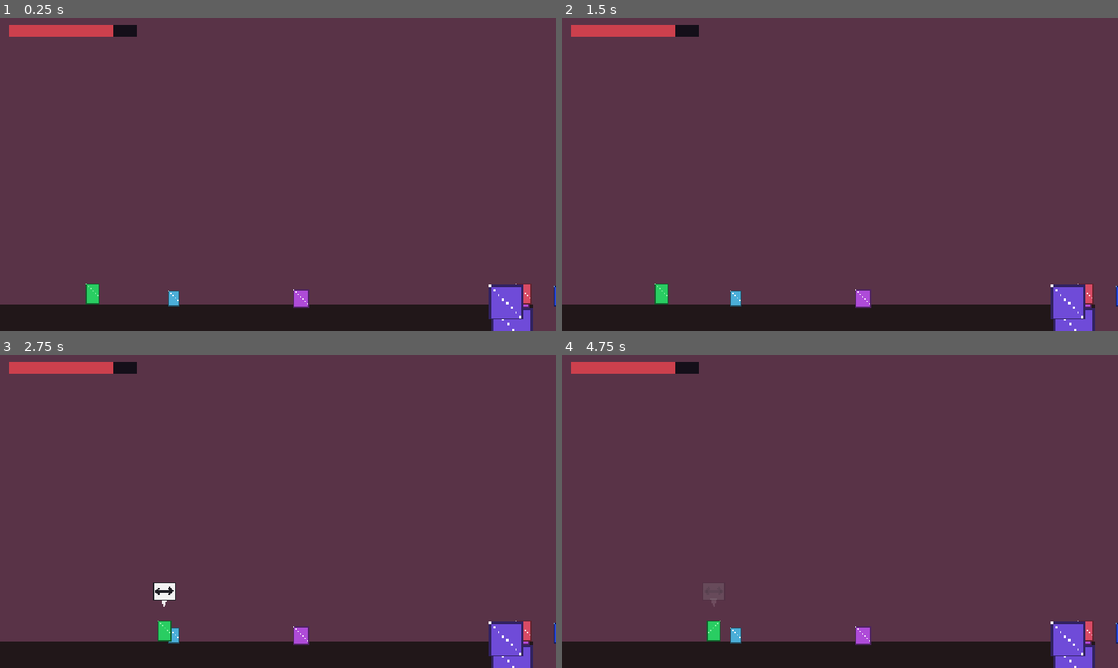
Above: before the commit, frames 1-4 (two rows, left to right).
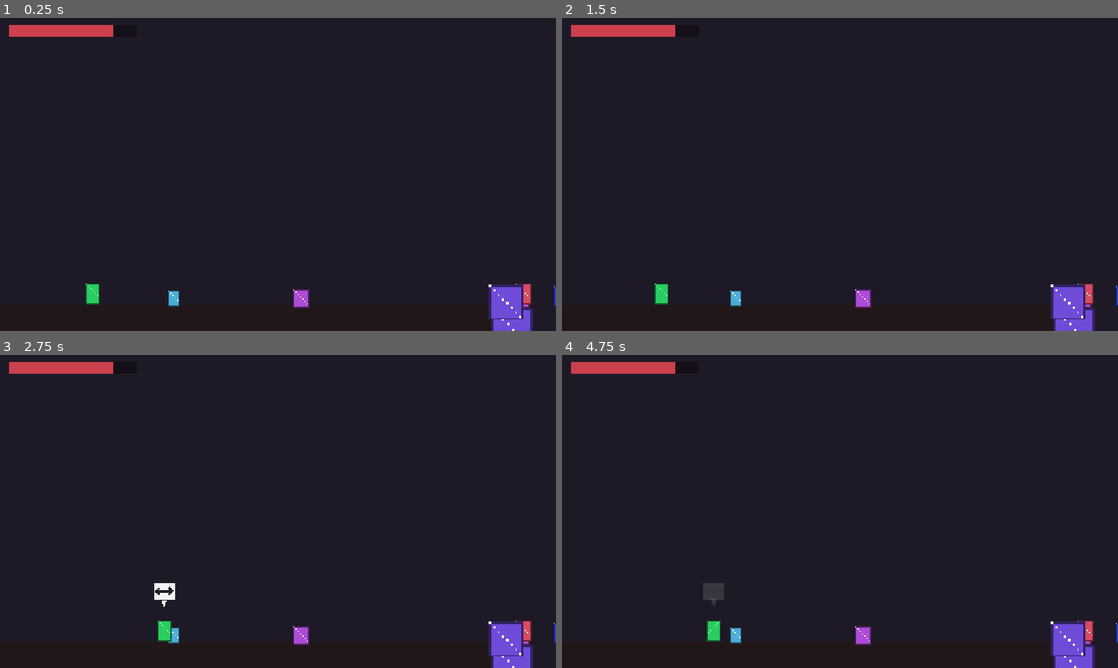
Above: after the commit, the same moments.

Repository: Eruldin/Honor-Meselesi
Game: Godot game, scene res://src/levels/ch1/Ch1.tscn
Two runs of this game, one before a commit and one after it. Both use one fixed random seed, a clock stepped at 60 frames per second and the inputs below. This scene is started directly instead of the project's main scene.
Inputs (mouse positions are in pixels of both pictures, inside the frame that each line leads up to):
- Up to frame 1 (0.25 s): no input
- Up to frame 2 (1.5 s): tap Enter at 0.5 s; move the mouse to (962, 158) at 0.52 s; hold D (move_right) 0.53-1.25 s; tap J (attack) at 0.6 s; click (962, 158) at 0.67 s; tap Space (jump) at 0.77 s; drag from (728, 190) to (734, 309) at 1.27 s
- Up to frame 3 (2.75 s): tap Space (jump) at 2 s; move the mouse to (333, 442) at 2.02 s; hold D (move_right) from 2.03 s (still down); tap E (form_next) at 2.1 s
- Up to frame 4 (4.75 s): release D (move_right) at 2.75 s; drag from (812, 574) to (1062, 646) at 2.77 s; tap Enter at 3.5 s; move the mouse to (1006, 558) at 3.52 s; hold A (move_left) 3.53-4.25 s; tap K (parry) at 3.6 s; tap Space (jump) at 3.77 s; drag from (673, 464) to (717, 630) at 4.27 s

The runs differ from the first frame. In frame 1, 90% of the frame differs, in the area x 0-100%, y 0-100%; in frame 2, 90%; in frame 3, 90%; in frame 4, 90%.

Commit message:
feat(ch1): bolgesel katmanli (parallax) arka planlar eklendi (Gorev A)

Diff:
--- a/assets_manifest.json
+++ b/assets_manifest.json
@@ -384,12 +384,32 @@
    "pack": "Free Pixel Art Forest"
   },
   "bg/forest_far": {
+   "path": "env/forest/Free Pixel Art Forest/PNG/Background layers/Layer_0001_8.png",
+   "pack": "Free Pixel Art Forest"
+  },
+  "bg/forest_mid": {
+   "path": "env/forest/Free Pixel Art Forest/PNG/Background layers/Layer_0002_7.png",
+   "pack": "Free Pixel Art Forest"
+  },
+  "bg/forest_near": {
    "path": "env/forest/Free Pixel Art Forest/PNG/Background layers/Layer_0003_6.png",
    "pack": "Free Pixel Art Forest"
   },
-  "bg/forest_near": {
-   "path": "env/forest/Free Pixel Art Forest/PNG/Background layers/Layer_0009_2.png",
+  "bg/forest_lights": {
+   "path": "env/forest/Free Pixel Art Forest/PNG/Background layers/Layer_0004_Lights.png",
    "pack": "Free Pixel Art Forest"
+  },
+  "bg/cemetery_sky": {
+   "path": "bg/cemetery/background.png",
+   "pack": "GothicVania Cemetery"
+  },
+  "bg/cemetery_far": {
+   "path": "bg/cemetery/mountains.png",
+   "pack": "GothicVania Cemetery"
+  },
+  "bg/cemetery_near": {
+   "path": "bg/cemetery/graveyard.png",
+   "pack": "GothicVania Cemetery"
   },
   "bg/warped_sky": {
    "path": "env/warped/warped city files/Assets/ENVIRONMENT/background/skyline-a.png",
--- a/src/levels/ch1/ch1.gd
+++ b/src/levels/ch1/ch1.gd
@@ -244,16 +244,62 @@
 
 
 func _build_terrain() -> void:
-	# Gokyuzu — alacakaranlik dag silsilesi (tum bolume yayili)
+	# Gokyuzu zemin rengi (Tum bolume yayili, yeralti bosluklarini kapatir)
 	var sky := ColorRect.new()
-	sky.color = Color(0.35, 0.2, 0.28)
-	sky.size = Vector2(LEVEL_W, 270)
+	sky.color = Color(0.12, 0.1, 0.15)
+	sky.position = Vector2(0, -200)
+	sky.size = Vector2(LEVEL_W, 800)
+	sky.z_index = -10
 	add_child(sky)
+
+	# 1) Koy (0 - 1200)
 	ParallaxBg.add(self, LEVEL_W, [
-		{id = &"bg/dusk_sky", scroll = 0.0},
-		{id = &"bg/dusk_far", scroll = 0.10},
-		{id = &"bg/dusk_mid", scroll = 0.22},
-		{id = &"bg/dusk_trees", scroll = 0.42, modulate = Color(0.95, 0.8, 0.8)},
+		{id = &"bg/dusk_sky", scroll = 0.0, x0 = 0, x1 = 1200},
+		{id = &"bg/dusk_far", scroll = 0.10, x0 = 0, x1 = 1200},
+		{id = &"bg/dusk_mid", scroll = 0.22, x0 = 0, x1 = 1200},
+		{id = &"bg/dusk_trees", scroll = 0.42, modulate = Color(0.95, 0.8, 0.8), x0 = 0, x1 = 1200},
+		{id = &"bg/dusk_trees", scroll = 0.55, modulate = Color(0.35, 0.25, 0.3), x0 = 0, x1 = 1200},
+	])
+
+	# 2) Orman (1200 - 2300)
+	ParallaxBg.add(self, LEVEL_W, [
+		{id = &"bg/forest_sky", scroll = 0.0, x0 = 1200, x1 = 2300},
+		{id = &"bg/forest_far", scroll = 0.08, x0 = 1200, x1 = 2300},
+		{id = &"bg/forest_mid", scroll = 0.18, x0 = 1200, x1 = 2300},
+		{id = &"bg/forest_near", scroll = 0.35, x0 = 1200, x1 = 2300},
+		{id = &"bg/forest_lights", scroll = 0.35, modulate = Color(1.0, 1.0, 1.0, 0.5), x0 = 1200, x1 = 2300},
+	])
+
+	# 3) Magara (2300 - 3350) - Parallax degil, sabit duvar
+	var cave_bg := ColorRect.new()
+	cave_bg.color = Color(0.04, 0.03, 0.06)
+	cave_bg.position = Vector2(2300, -100)
+	cave_bg.size = Vector2(1050, 700)
+	cave_bg.z_index = -5
+	add_child(cave_bg)
+	if AssetLoader.has_asset(&"terrain/wall_tile"):
+		var cw := Sprite2D.new()
+		cw.texture = AssetLoader.tiled_texture(&"terrain/wall_tile", Vector2i(1050, 700))
+		cw.centered = false
+		cw.position = Vector2(2300, -100)
+		cw.modulate = Color(0.2, 0.15, 0.22)
+		cw.z_index = -4
+		add_child(cw)
+
+	# 4) Gecit (3350 - 4500)
+	ParallaxBg.add(self, LEVEL_W, [
+		{id = &"bg/cemetery_sky", scroll = 0.0, x0 = 3350, x1 = 4500},
+		{id = &"bg/cemetery_far", scroll = 0.15, x0 = 3350, x1 = 4500},
+		{id = &"bg/cemetery_near", scroll = 0.3, x0 = 3350, x1 = 4500},
+	])
+
+	# 5) Arena (4500 - LEVEL_W)
+	ParallaxBg.add(self, LEVEL_W, [
+		{id = &"bg/dusk_sky", scroll = 0.0, x0 = 4500, x1 = LEVEL_W},
+		{id = &"bg/dusk_far", scroll = 0.10, x0 = 4500, x1 = LEVEL_W},
+		{id = &"bg/dusk_mid", scroll = 0.22, x0 = 4500, x1 = LEVEL_W},
+		{id = &"bg/dusk_trees", scroll = 0.42, modulate = Color(0.95, 0.8, 0.8), x0 = 4500, x1 = LEVEL_W},
+		{id = &"bg/dusk_trees", scroll = 0.55, modulate = Color(0.35, 0.25, 0.3), x0 = 4500, x1 = LEVEL_W},
 	])
 
 	# === ZEMINLER ===
@@ -407,25 +453,11 @@
 	_add_ground(Vector2(4690, FLOOR_Y + 10), Vector2(560, 26), &"terrain/edge_dirt")
 
 
-	# Magara tavani: koyu bant + tugla doku
-	var ceil := ColorRect.new()
-	ceil.color = Color(0.05, 0.04, 0.08)
-	ceil.position = Vector2(2300, 0)
-	ceil.size = Vector2(1050, 60)
-	add_child(ceil)
-	if AssetLoader.has_asset(&"terrain/cave_bricks"):
-		var btex := AssetLoader.tiled_texture(&"terrain/cave_bricks", Vector2i(1050, 48))
-		var bs := TextureRect.new()
-		bs.texture = btex
-		bs.position = Vector2(2300, 52)
-		bs.size = Vector2(1050, 48)
-		bs.modulate = Color(0.35, 0.3, 0.5)
-		add_child(bs)
 	# Magarayi karartan ortu
 	var dark := ColorRect.new()
 	dark.color = Color(0.04, 0.03, 0.1, 0.45)
-	dark.position = Vector2(2300, 0)
-	dark.size = Vector2(1050, 270)
+	dark.position = Vector2(2300, -200)
+	dark.size = Vector2(1050, 1000)
 	dark.z_index = 20
 	add_child(dark)
 
--- a/src/levels/props/parallax_bg.gd
+++ b/src/levels/props/parallax_bg.gd
@@ -28,7 +28,11 @@
 		var k: float = 270.0 / th
 		var tile_w := int(ceilf(tw * k))
 		var scroll := float(s.get("scroll", 0.3))
-		var need_w := int(ceilf(480.0 + (level_w - 480.0) * scroll + tile_w))
+		var x0 := float(s.get("x0", 0.0))
+		var x1 := float(s.get("x1", level_w))
+		var dist := maxf(0.0, x1 - x0)
+		var need_w := int(ceilf(480.0 + dist * scroll + tile_w))
+		if need_w <= 0: continue
 		var layer_img := Image.create(need_w, 270, false, Image.FORMAT_RGBA8)
 		layer_img.fill(Color.TRANSPARENT)
 		var timg := tex.get_image()
@@ -42,7 +46,10 @@
 		var sp := Sprite2D.new()
 		sp.texture = ImageTexture.create_from_image(layer_img)
 		sp.centered = false
+		sp.position.x = x0 * scroll
 		sp.position.y = float(s.get("y", 270.0)) - 270.0
+		if s.has("z_index"):
+			p.z_index = s["z_index"]
 		if s.has("modulate"):
 			sp.modulate = s["modulate"]
 		p.add_child(sp)
